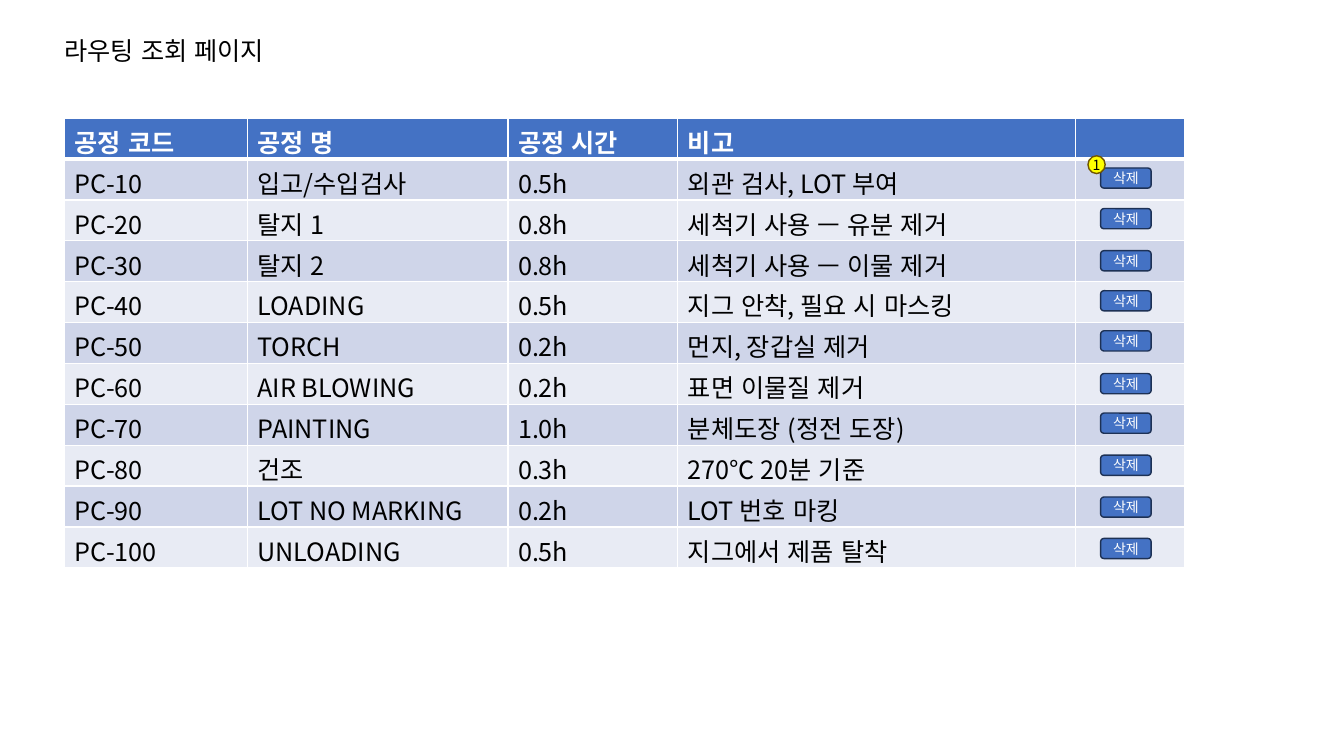
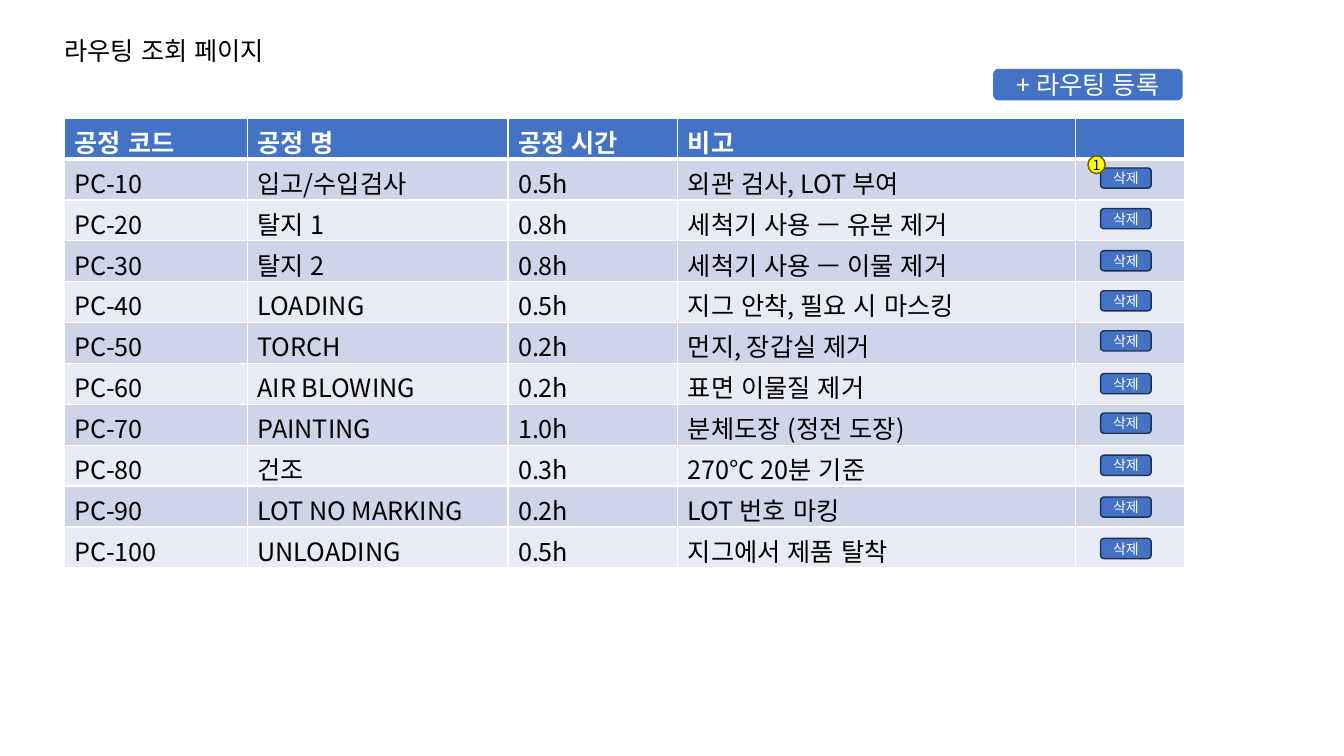
Before and after one commit to wjdgotjd28-del/mes_tripleJ, a slide deck: slide 1 of 화면 설계서/8.라우팅 조회 페이지.pptx. Drawn at 1344x756 pixels with LibreOffice and Linux fonts; fonts in the diff are those of the drawing. Boxes give left, top, right and bottom in pixels: in the first picture for what was removed or moved away, otherwise in the second. Text is boxed around its words. In the diff, an @@ line names an element or a change of style, - is before the commit and + after.

```diff
--- a/화면 설계서/8.라우팅 조회 페이지.pptx
+++ b/화면 설계서/8.라우팅 조회 페이지.pptx
@@ rounded rectangle added at [993,69,1183,100], fill #4472C4, 18 pt, text #FFFFFF @@
++ 라우팅 등록
```
Also in this commit, not shown: 1 other file.
